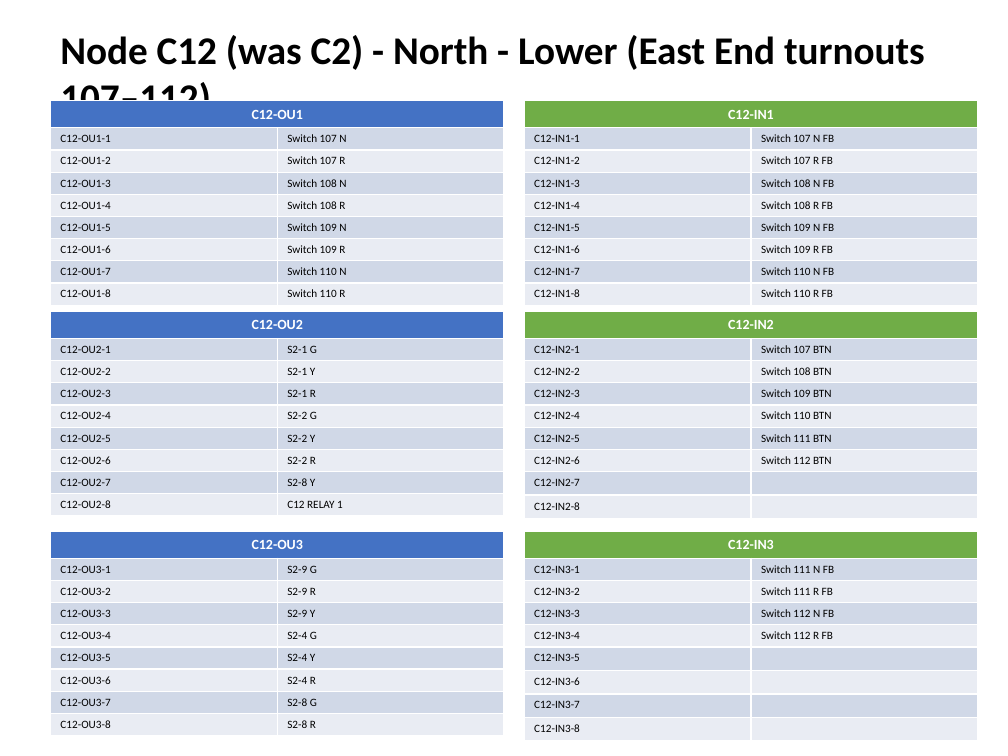
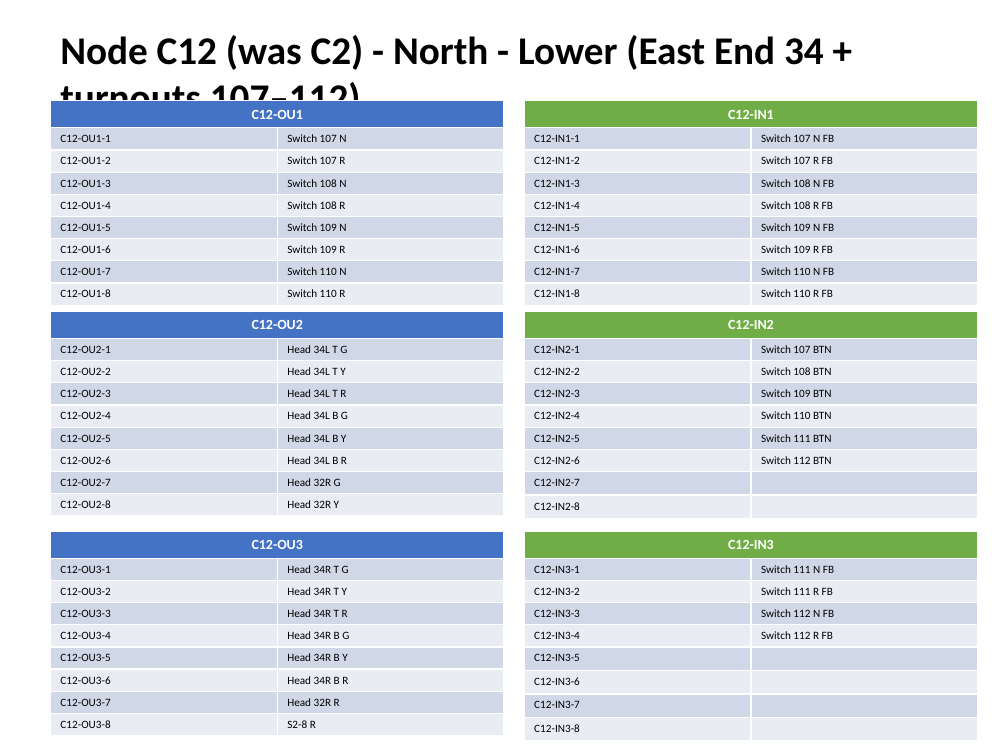
Before and after one commit to lnevo/hart, a slide deck: slide 8 of docs/wiring/Wiring_Schematic.pptx. Drawn at 1008x756 pixels with LibreOffice and Linux fonts; fonts in the diff are those of the drawing. Boxes give left, top, right and bottom in pixels: in the first picture for what was removed or moved away, otherwise in the second. Text is boxed around its words. In the diff, an @@ line names an element or a change of style, - is before the commit and + after.

```diff
--- a/docs/wiring/Wiring_Schematic.pptx
+++ b/docs/wiring/Wiring_Schematic.pptx
@@ text at [60,35,824,119]: text changed @@
-Node C12 (was C2) - North - Lower (East End turnouts 107–112)
+Node C12 (was C2) - North - Lower (East End 34 + turnouts 107–112)
@@ table at [50,311,504,512] @@
-row 2, column 2: S2-1 G
+row 2, column 2: Head 34L T G
-row 3, column 2: S2-1 Y
+row 3, column 2: Head 34L T Y
-row 4, column 2: S2-1 R
+row 4, column 2: Head 34L T R
-row 5, column 2: S2-2 G
+row 5, column 2: Head 34L B G
-row 6, column 2: S2-2 Y
+row 6, column 2: Head 34L B Y
-row 7, column 2: S2-2 R
+row 7, column 2: Head 34L B R
-row 8, column 2: S2-8 Y
+row 8, column 2: Head 32R G
-row 9, column 2: C12 RELAY 1
+row 9, column 2: Head 32R Y
@@ table at [50,531,504,732] @@
-row 2, column 2: S2-9 G
+row 2, column 2: Head 34R T G
-row 3, column 2: S2-9 R
+row 3, column 2: Head 34R T Y
-row 4, column 2: S2-9 Y
+row 4, column 2: Head 34R T R
-row 5, column 2: S2-4 G
+row 5, column 2: Head 34R B G
-row 6, column 2: S2-4 Y
+row 6, column 2: Head 34R B Y
-row 7, column 2: S2-4 R
+row 7, column 2: Head 34R B R
-row 8, column 2: S2-8 G
+row 8, column 2: Head 32R R
```
Also in this commit, not shown: 6 other slides changed, 14 other files.
